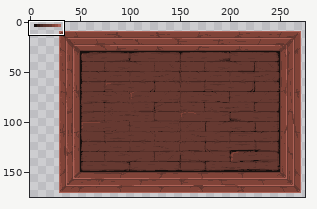
A pixel-art file gets an edit: Assets/Sprites/bg.ase. The picture above shows the old version from afar; the outline marks the close-up.
Close-up. Before the edit:
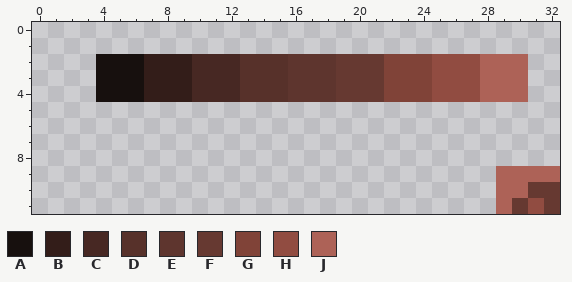
300x180 pixels, 1 frame. Colours within 5 levels of each other are drawn and written as one. Shown: x 0..32, y 0..11. The wide view leaves out empty margins. The commit also changed other parts of the picture, which this record leaves out.
Visible layers, top first: "Pallette", "Floor", "Walls".
Palette (. is transparent): A #17100e  B #331d19  C #472823  D #57312a  E #5e352e  F #663931  G #804338  H #914c41  J #ad6257
Pixels before, first column x 4:
 2 AAABBBCCCDDDEEEFFFGGGHHHJJJ..
 3 AAABBBCCCDDDEEEFFFGGGHHHJJJ..
 4 AAABBBCCCDDDEEEFFFGGGHHHJJJ..
 5 .............................
 6 .............................
 7 .............................
 8 .............................
 9 .........................JJJJ
10 .........................JJFF
11 .........................JFHF
New version:
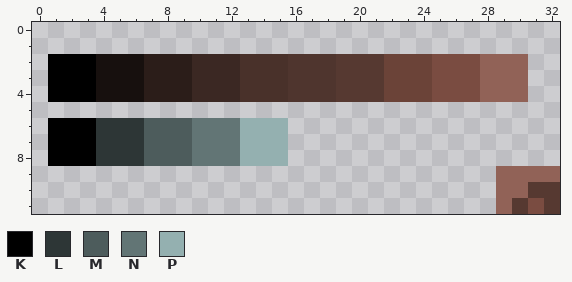
Colours new in this view: K #000000  L #2d3636  M #4d5c5c  N #627575  P #94b0b0
Changes in this commit:
colour B: #331d19 -> #2b1d19
colour C: #472823 -> #3b2823
colour D: #57312a -> #49312a
colour E: #5e352e -> #4f352e
colour F: #663931 -> #563931
colour G: #804338 -> #6b4338
colour H: #914c41 -> #7a4c41
colour J: #ad6257 -> #916257
Layer "Pallette":
y 2..4: x 1..3 ... -> KKK
y 6..8: x 1..15 ............... -> KKKLLLMMMNNNPPP
